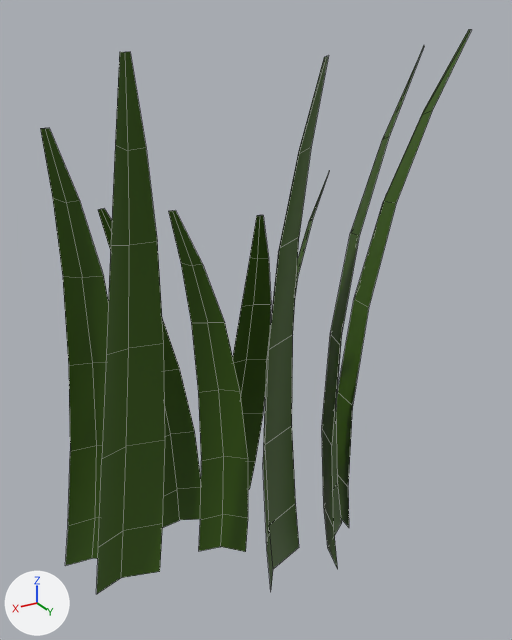
One commit to the OBJ model Assets/Resources/Environment/raw assets/grass.obj: the scene before it, then after it.
Rendered twice from a 50 mm lens placed at (0.93, 5.17, 3.84), pointed at (-1.41, 1.27, 1.89). Arrows for +X, +Y and +Z are at lower left; the lights stay in place. Mesh edges are drawn as thin lines. Where no turn or scale is listed for an object, it has been applied to the vertices.
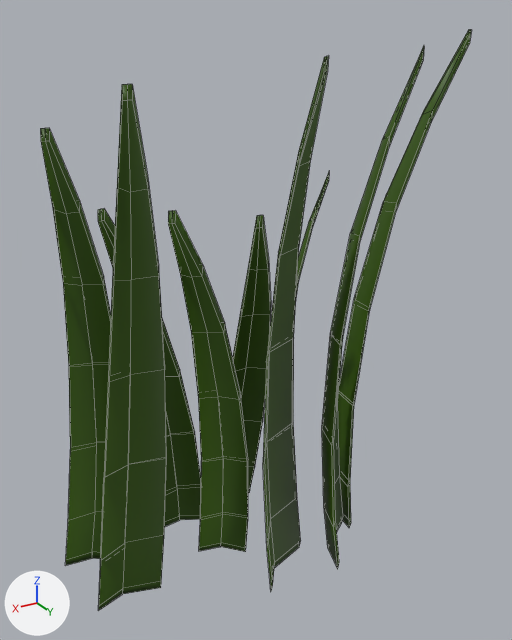
Pixel boxes [x1, y1, x2, y2] of what changed, in the pictures (512 x 640 px):
```json
{"object": "Plane.008", "change": "reshaped", "before": [40, 29, 471, 594], "after": [40, 29, 471, 611]}
{"part": 1, "of": "me_plane_008", "change": "built on", "before": [97, 52, 165, 594], "after": [40, 32, 471, 611]}
```

The change, as JSON lines over the scene's bpy script:
```json
{"block": "me_plane_008", "where": "# used by ob_plane_008; location = (0.0, 0.0, 0.0)"}
{"op": "remove", "block": "me_plane_008", "code": "me_plane_008.from_pydata(...)  # 210 vertices, 120 faces; spans x -2.64..-0.01, y 0.31..2.16, z -0.05..3.76"}
{"op": "add", "block": "me_plane_008", "code": "me_plane_008.from_pydata(...)  # 420 vertices, 400 faces; spans x -2.64..-0.01, y 0.31..2.16, z -0.05..3.76"}
{"block": "me_plane_008", "change": "me_plane_008 part 1"}
{"block": "me_plane_008", "change": "20 vertices in x -0.69..-0.06, y 1.22..1.67, z 0.16..3.68 move by (0.0, 0.0, -0.15)"}
{"block": "me_plane_008", "change": "1 vertex moves from x -0.27, y 1.31, z 0.16 to x -0.27, y 1.31, z 0.0"}
{"block": "me_plane_008", "change": "125 vertices are added at x -2.47..-0.02, y 0.32..1.98, z -0.03..3.17"}
{"block": "me_plane_008", "change": "14 new vertices lie (0.0, 0.0, -0.07) away from vertices in x -2.64..-0.39, y 0.9..2.16, z 2.42..3.76"}
{"block": "me_plane_008", "change": "12 new vertices lie (0.01, 0.0, -0.08) away from vertices in x -2.63..-0.43, y 0.86..2.1, z 1.89..3.76"}
{"block": "me_plane_008", "change": "10 new vertices lie (0.01, 0.0, -0.07) away from vertices in x -1.74..-0.39, y 0.49..2.12, z 1.35..3.65"}
{"block": "me_plane_008", "change": "7 new vertices lie (-0.01, 0.01, 0.06) away from vertices in x -2.33..-1.19, y 0.69..1.91, z 0.02..0.37"}
{"block": "me_plane_008", "change": "7 new vertices lie (-0.01, 0.01, 0.05) away from vertices in x -2.33..-0.06, y 0.57..1.74, z 0.18..1.05"}
{"block": "me_plane_008", "change": "7 new vertices lie (0.01, 0.01, -0.07) away from vertices in x -1.45..-0.19, y 0.85..1.52, z 1.36..3.23"}
{"block": "me_plane_008", "change": "6 new vertices lie (-0.01, 0.01, 0.07) away from vertices in x -2.11..-0.6, y 0.42..1.84, z 0.0..0.44"}
{"block": "me_plane_008", "change": "6 new vertices lie (0.0, 0.0, -0.08) away from vertices in x -2.23..-0.4, y 0.63..1.67, z 2.33..3.68"}
{"block": "me_plane_008", "change": "6 new vertices lie (0.0, 0.01, -0.05) away from vertices in x -2.17..-0.26, y 0.37..0.75, z 0.01..2.25"}
{"block": "me_plane_008", "change": "5 new vertices lie (0.0, 0.01, -0.07) away from vertices in x -2.21..-0.23, y 0.56..1.28, z 2.34..3.23"}
{"block": "me_plane_008", "change": "5 new vertices lie (0.0, 0.01, 0.06) away from vertices in x -1.61..-0.08, y 0.73..1.65, z 0.01..0.43"}
{"block": "me_plane_008", "change": "280 new faces join them"}
```
